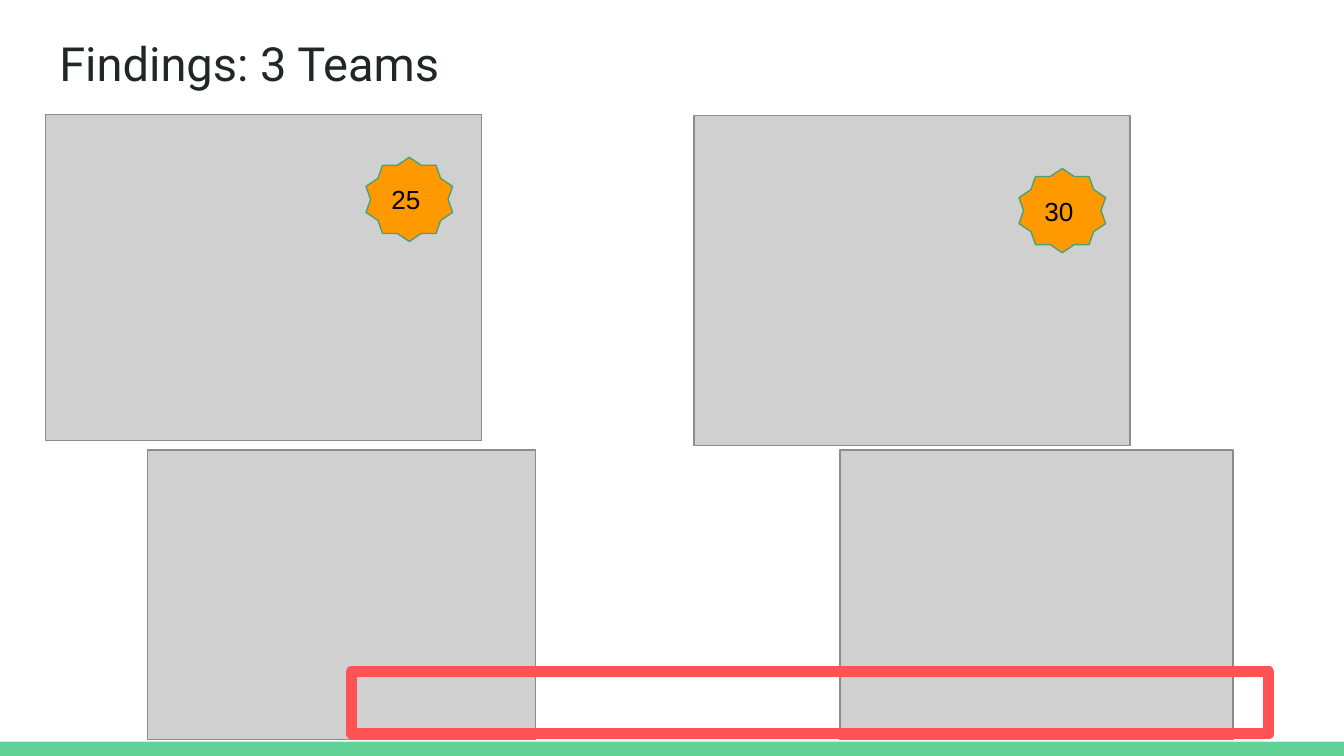
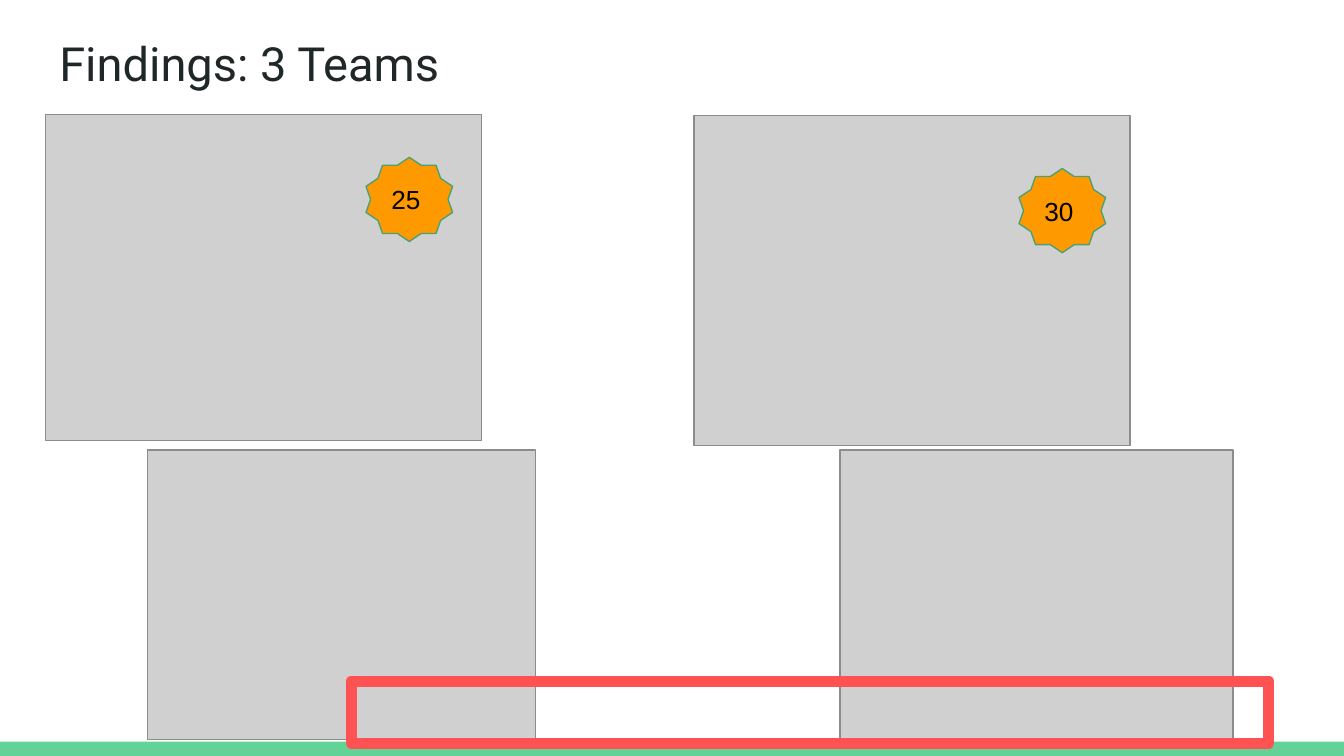
Before and after one commit to d-ev-craig/DATA604, a slide deck: slide 13 of Final Project/Shipping Truck Simulation.pptx. Drawn at 1344x756 pixels with LibreOffice and Linux fonts; fonts in the diff are those of the drawing; grey boxes stand for pictures. Boxes give left, top, right and bottom in pixels: in the first picture for what was removed or moved away, otherwise in the second. Text is boxed around its words. In the diff, an @@ line names an element or a change of style, - is before the commit and + after.

```diff
--- a/Final Project/Shipping Truck Simulation.pptx
+++ b/Final Project/Shipping Truck Simulation.pptx
@@ rectangle: place and size @@
-rectangle at (351,672,1269,734)
+rectangle at (351,681,1269,743)
```
Also in this commit, not shown: 5 other slides changed, 2 other files.
